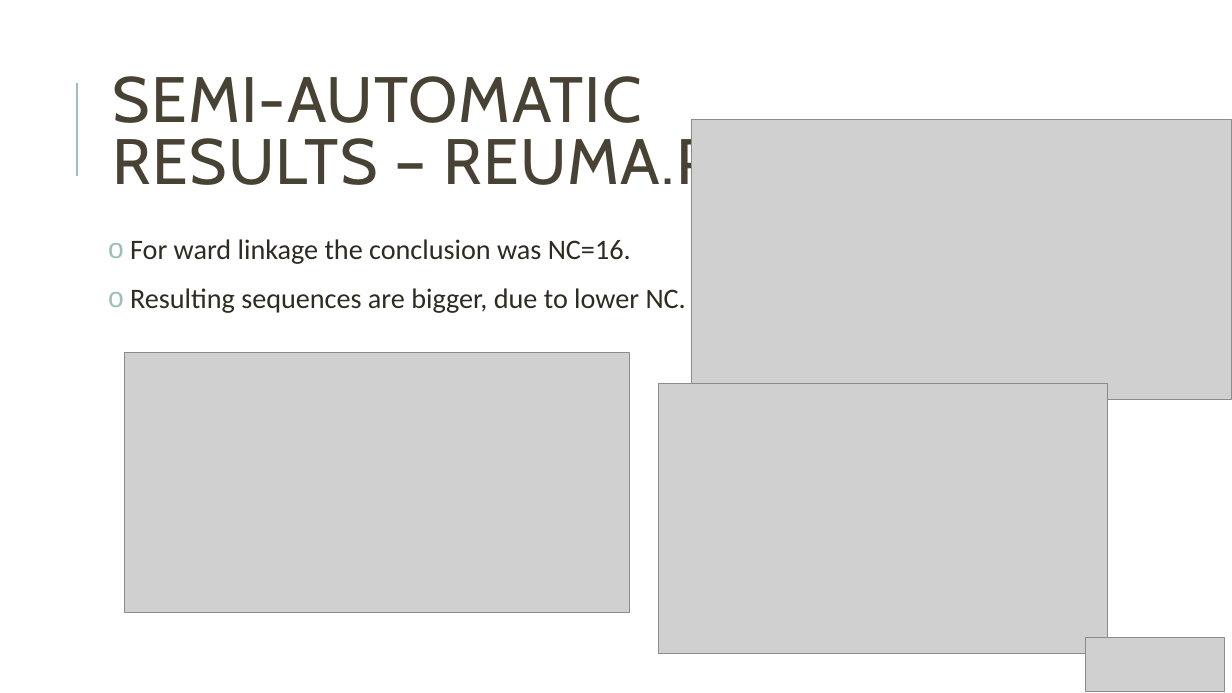
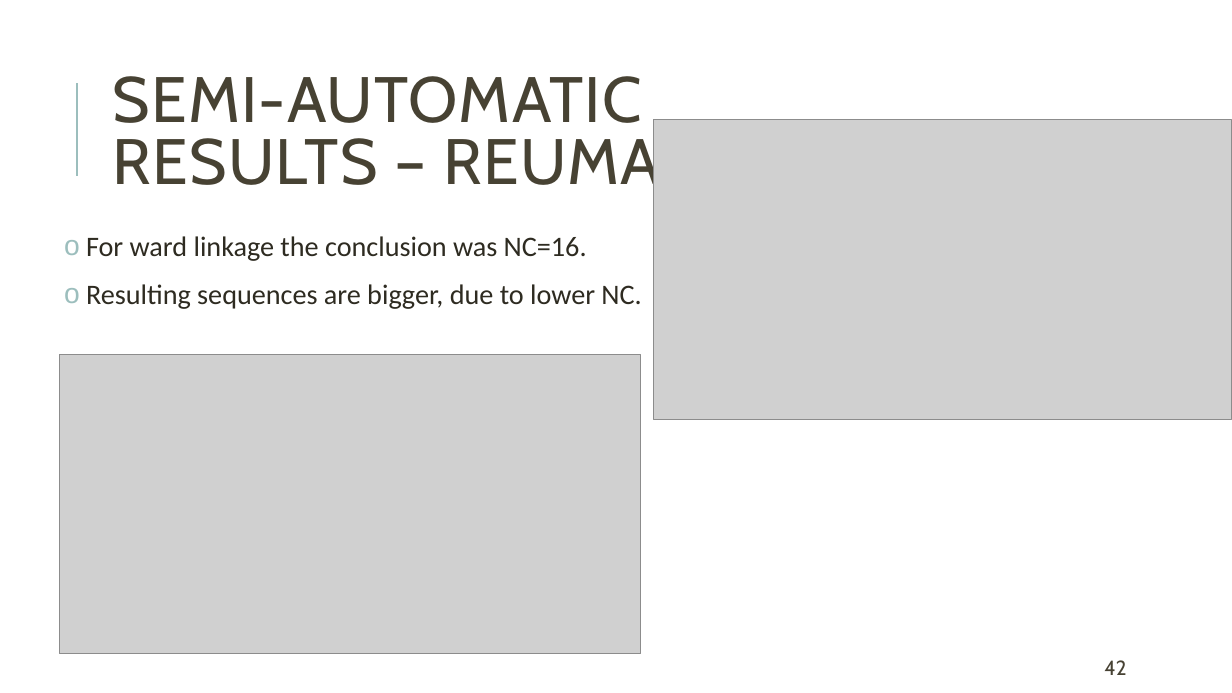
Before and after one commit to Nuno09/MscThesis, a slide deck: slide 42 of Dissertacao/apresentação_tese.pptx (slide 52 before the commit). Drawn at 1232x693 pixels with LibreOffice and Linux fonts; fonts in the diff are those of the drawing; grey boxes stand for pictures. Boxes give left, top, right and bottom in pixels: in the first picture for what was removed or moved away, otherwise in the second. Text is boxed around its words. In the diff, an @@ line names an element or a change of style, - is before the commit and + after.

```diff
--- a/Dissertacao/apresentação_tese.pptx
+++ b/Dissertacao/apresentação_tese.pptx
@@ picture: place and size @@
-picture at (692,120,1232,399)
+picture at (653,120,1232,420)
@@ text "For ward linkage the conclusion ...": place and size @@
-text "For ward linkage the conclusion ..." at (130,239,686,313)
+text "For ward linkage the conclusion ..." at (86,236,641,309)
@@ picture: place and size @@
-picture at (125,352,629,612)
+picture at (59,355,640,654)
@@ picture removed at (659,384,1107,653) @@
@@ picture removed at (1086,638,1226,691) @@
@@ page number added at (1104,660,1126,675), 16 pt, text #474233 @@
+42
```
Also in this commit, not shown: 41 other slides changed, 1 slide added, 11 slides removed.
